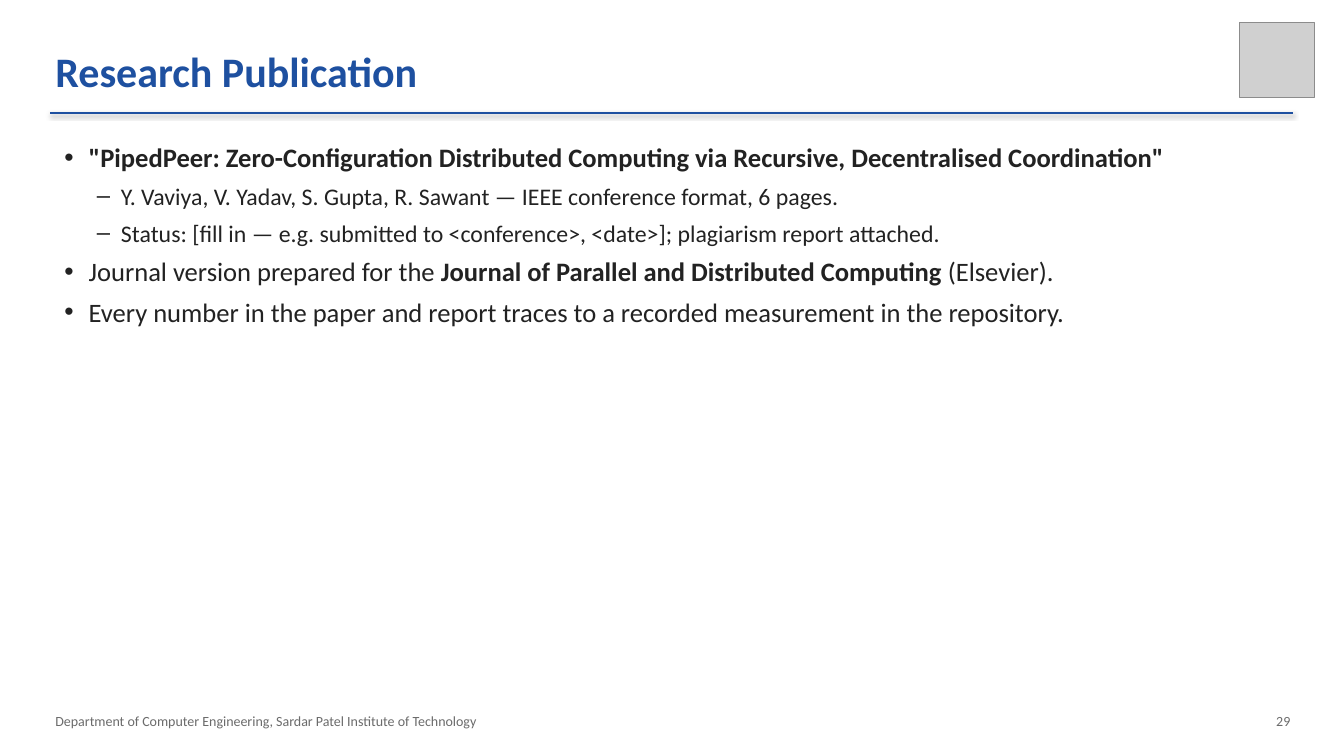
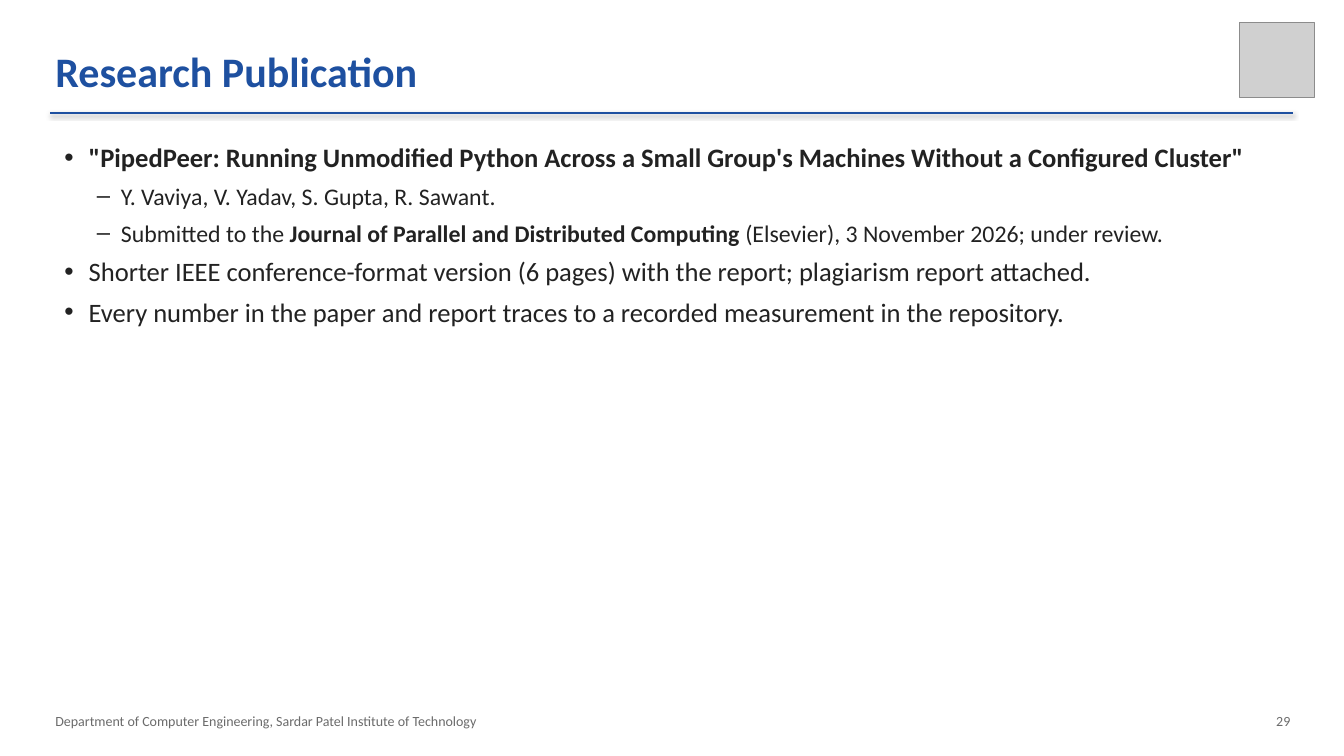
Before and after one commit to vinayakyadav2709/Pipedpeer, a slide deck: slide 29 of docs/presentation/PipedPeer-ESE.pptx. Drawn at 1344x756 pixels with LibreOffice and Linux fonts; fonts in the diff are those of the drawing; grey boxes stand for pictures. Boxes give left, top, right and bottom in pixels: in the first picture for what was removed or moved away, otherwise in the second. Text is boxed around its words. In the diff, an @@ line names an element or a change of style, - is before the commit and + after.

Commit message:
Report, deck and docs: JPDC submission on 3 November 2026, under review
The report's publication chapter now names the journal article, its
authors and its status (\publicationstatus), and lists the manuscript's
sections; the conference-format paper is noted as accompanying the
report. Deck slide 29 and the docs README carry the same status.

```diff
--- a/docs/presentation/PipedPeer-ESE.pptx
+++ b/docs/presentation/PipedPeer-ESE.pptx
@@ text at [89,148,1243,286]: text changed @@
-• "PipedPeer: Zero-Configuration Distributed Computing via Recursive, Decentralised Coordination"
-– Y. Vaviya, V. Yadav, S. Gupta, R. Sawant — IEEE conference format, 6 pages.
-– Status: [fill in — e.g. submitted to <conference>, <date>]; plagiarism report attached.
-• Journal version prepared for the Journal of Parallel and Distributed Computing (Elsevier).
+• "PipedPeer: Running Unmodified Python Across a Small Group's Machines Without a Configured Cluster"
+– Y. Vaviya, V. Yadav, S. Gupta, R. Sawant.
+– Submitted to the Journal of Parallel and Distributed Computing (Elsevier), 3 November 2026; under review.
+• Shorter IEEE conference-format version (6 pages) with the report; plagiarism report attached.
```
Also in this commit, not shown: 6 other files.
